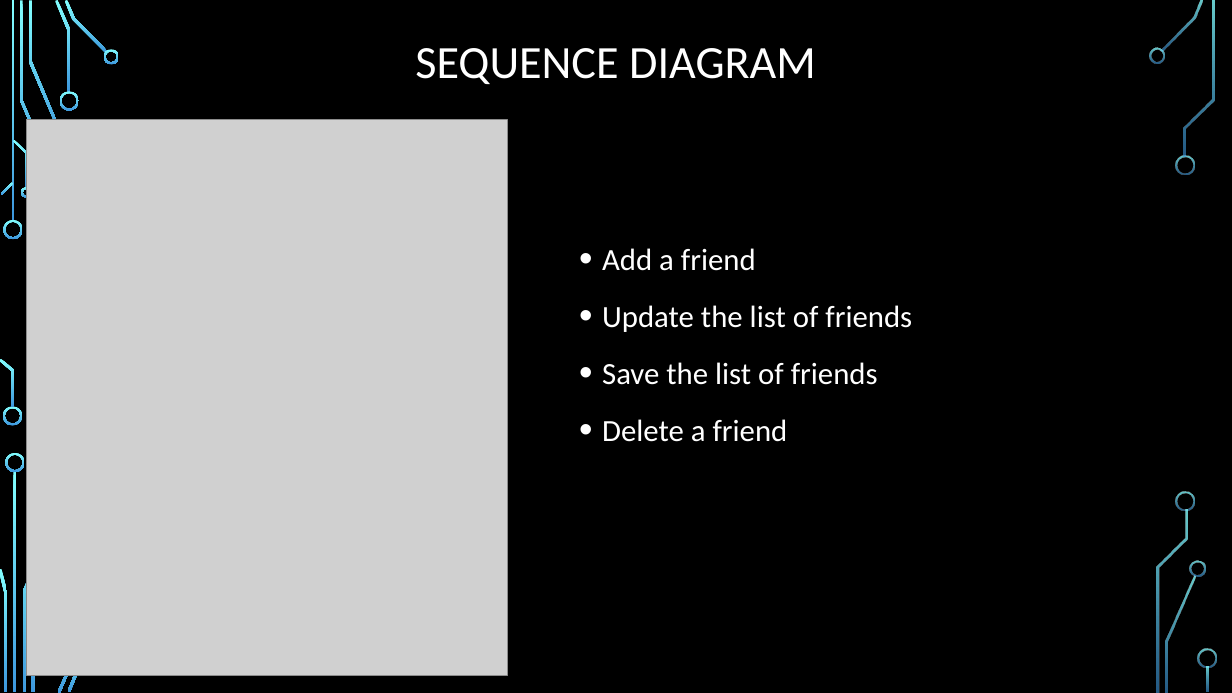
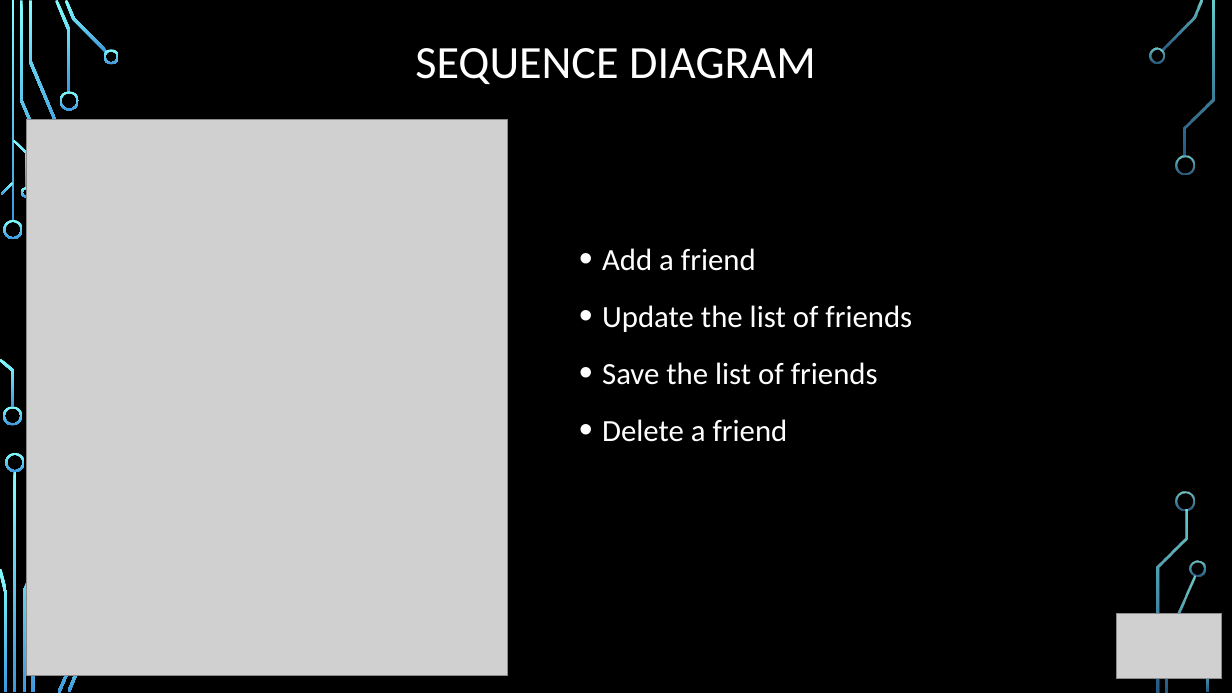
Before and after one commit to ahadhri90/VirtualTag, a slide deck: slide 12 of Projet Virtual Tag.pptx. Drawn at 1232x693 pixels with LibreOffice and Linux fonts; fonts in the diff are those of the drawing; grey boxes stand for pictures; background and template pictures are left out. Boxes give left, top, right and bottom in pixels: in the first picture for what was removed or moved away, otherwise in the second. Text is boxed around its words. In the diff, an @@ line names an element or a change of style, - is before the commit and + after.

```diff
--- a/Projet Virtual Tag.pptx
+++ b/Projet Virtual Tag.pptx
@@ picture added at [1116, 614, 1222, 679] @@
@@ freeform shape removed at [1198, 649, 1217, 668] @@
```
Also in this commit, not shown: 15 other slides changed, 1 slide removed.
